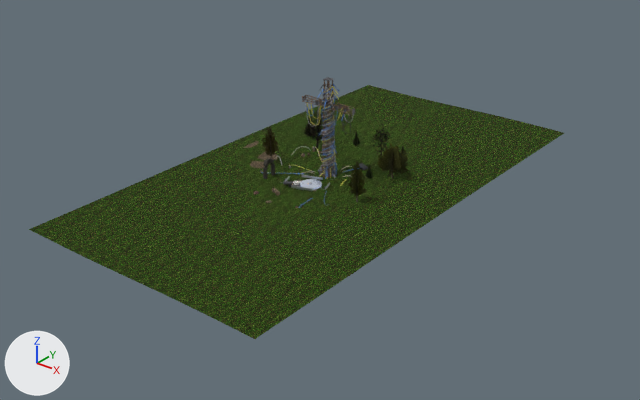
Before and after pictures for a commit that changed the Blender file base/signal/monument.blend.
Both versions are drawn from a 50 mm lens placed at (90.9, -116.0, 66.3), pointed at (-2.4, 0.7, -6.0). Every picture has the same lights, and +X, +Y and +Z are marked at lower left. The picture after the commit comes second.

Names of what the first picture shows: 'Cross_Frame', 'Meadow_Floor', 'RealTree_big_dead_west', 'RealTree_big_live_east', 'RealTree_mid_east' and 23 more.
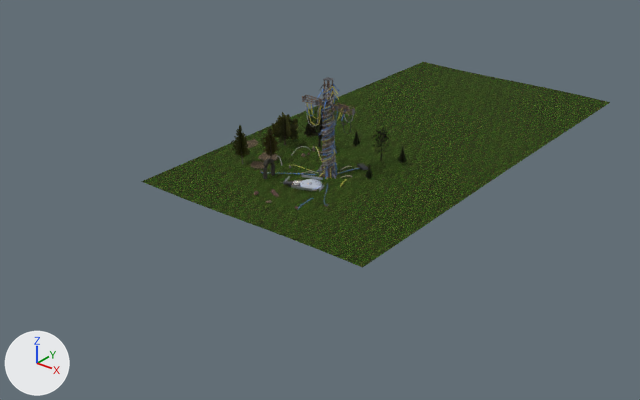
Changed parts and their boxes (x1, y1, x2, y2) in the pictures (640 x 400 px):
'Meadow_Floor', moved: before (29, 85, 564, 339); after (141, 62, 610, 268)
'RealTree_big_live_east', moved: before (377, 143, 409, 178); after (271, 112, 299, 145)
'RealTree_mid_east', moved: before (346, 161, 367, 202); after (231, 125, 251, 164)
'RealTree_big_dead_west', moved: before (305, 107, 330, 150); after (306, 106, 332, 147)

The change in detail:
Object 'Meadow_Floor' (ob_meadow_floor) moves from (0.0, 0.0, 0.0) to (0.0, 23.6, 0.0).
Object 'RealTree_big_dead_west' (ob_realtree_big_dead_west) moves from (-9.0, 8.0, 0.1) to (-8.8, 8.5, 0.6).
Object 'RealTree_big_live_east' (ob_realtree_big_live_east) moves from (10.0, 6.0, 0.0) to (-15.4, 6.0, 0.0).
Object 'RealTree_mid_east' (ob_realtree_mid_east) moves from (11.0, -6.0, 0.1) to (-15.6, -6.0, 0.1).
